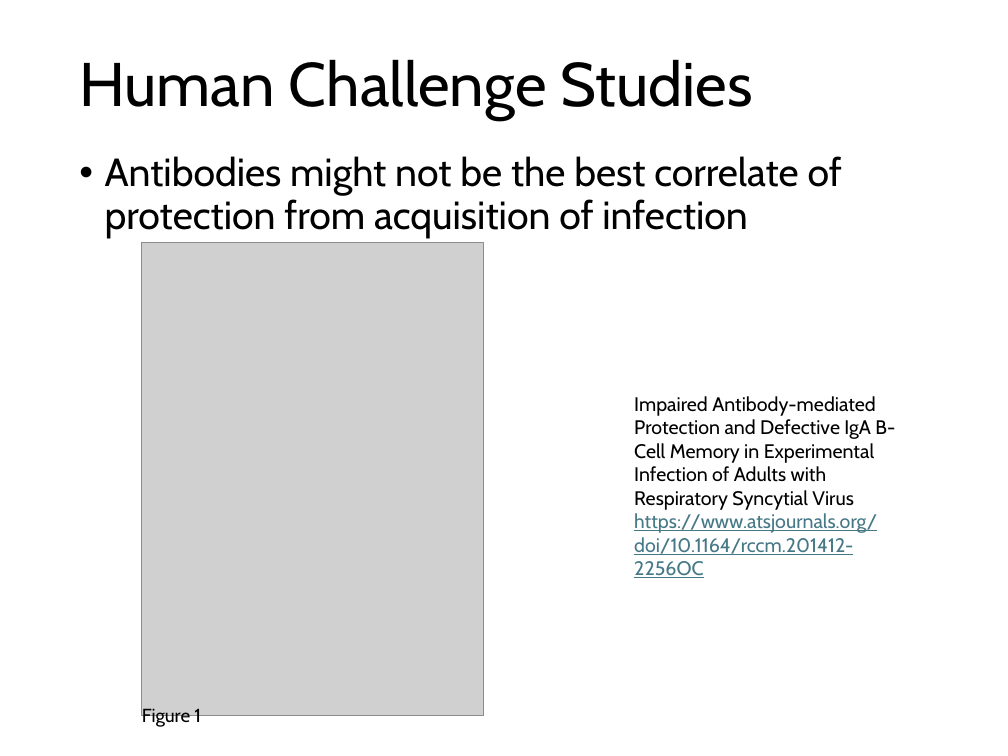
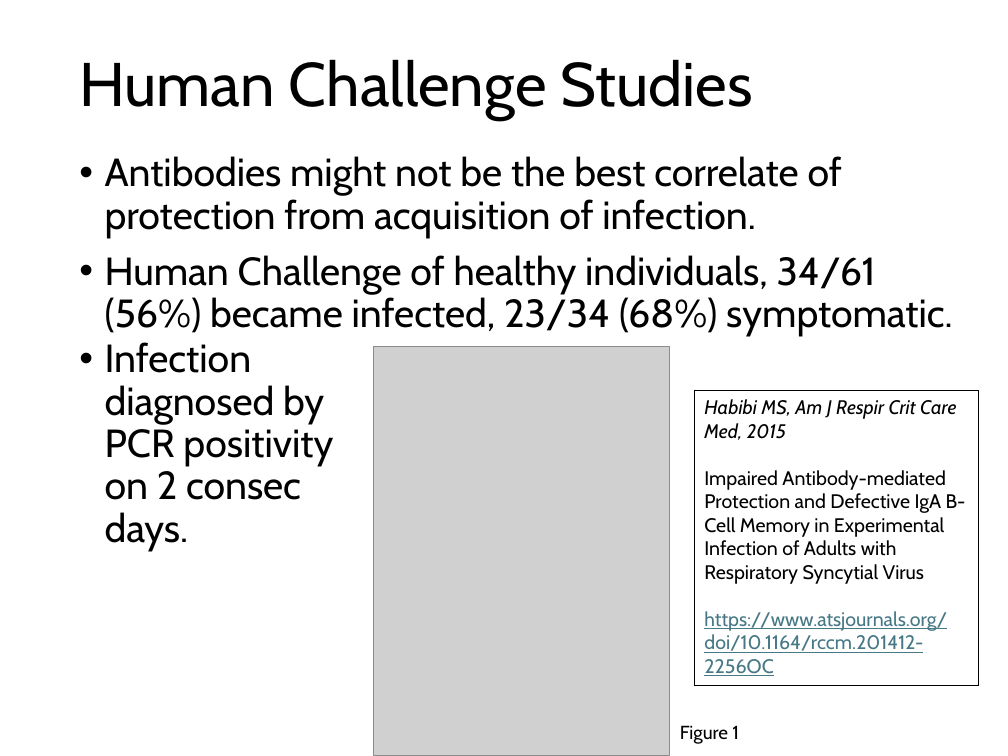
Before and after one commit to deborahcromer/RSVcorrelates, a slide deck: slide 13 of raw-data/RSV Data Summary.pptx (slide 9 before the commit). Drawn at 1008x756 pixels with LibreOffice and Linux fonts; fonts in the diff are those of the drawing; grey boxes stand for pictures. Boxes give left, top, right and bottom in pixels: in the first picture for what was removed or moved away, otherwise in the second. Text is boxed around its words. In the diff, an @@ line names an element or a change of style, - is before the commit and + after.

```diff
--- a/raw-data/RSV Data Summary.pptx
+++ b/raw-data/RSV Data Summary.pptx
@@ text at (x1=105, y1=156, x2=953, y2=337): text changed @@
-• Antibodies might not be the best correlate of protection from acquisition of infection
+• Antibodies might not be the best correlate of protection from acquisition of infection.
+• Human Challenge of healthy individuals, 34/61 (56%) became infected, 23/34 (68%) symptomatic.
@@ text added at (x1=105, y1=342, x2=333, y2=551), 28 pt, text #000000 @@
+• Infection diagnosed by PCR positivity on 2 consec days.
@@ picture resized from (x1=141, y1=242, x2=483, y2=716) to (x1=374, y1=346, x2=670, y2=756) @@
@@ rectangle "Habibi MS, Am J Respir ..." resized from (x1=634, y1=396, x2=895, y2=578) to (x1=695, y1=390, x2=979, y2=685) @@
@@ rectangle "Habibi MS, Am J Respir ..." at (x1=695, y1=390, x2=979, y2=685): outline none to #000000 0.75 pt @@
@@ text in rectangle at (x1=704, y1=399, x2=956, y2=440): paragraph added @@
+Habibi MS, Am J Respir Crit Care Med, 2015
@@ text "Figure 1" moved from (x1=142, y1=708, x2=201, y2=727) to (x1=680, y1=725, x2=739, y2=744) @@
```
Also in this commit, not shown: 9 other slides changed, 5 slides added, 1 slide removed, 1 other file.
